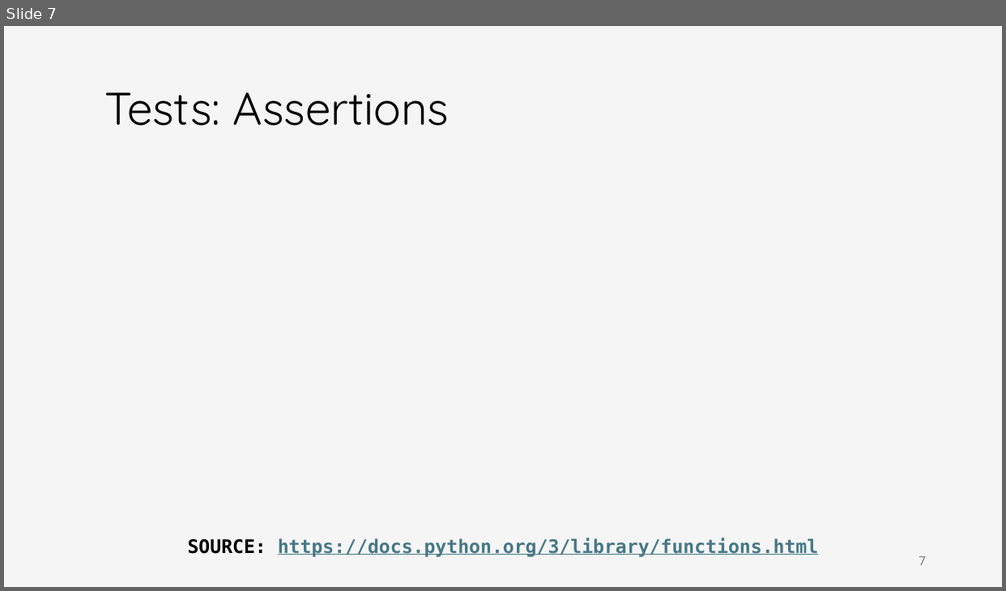
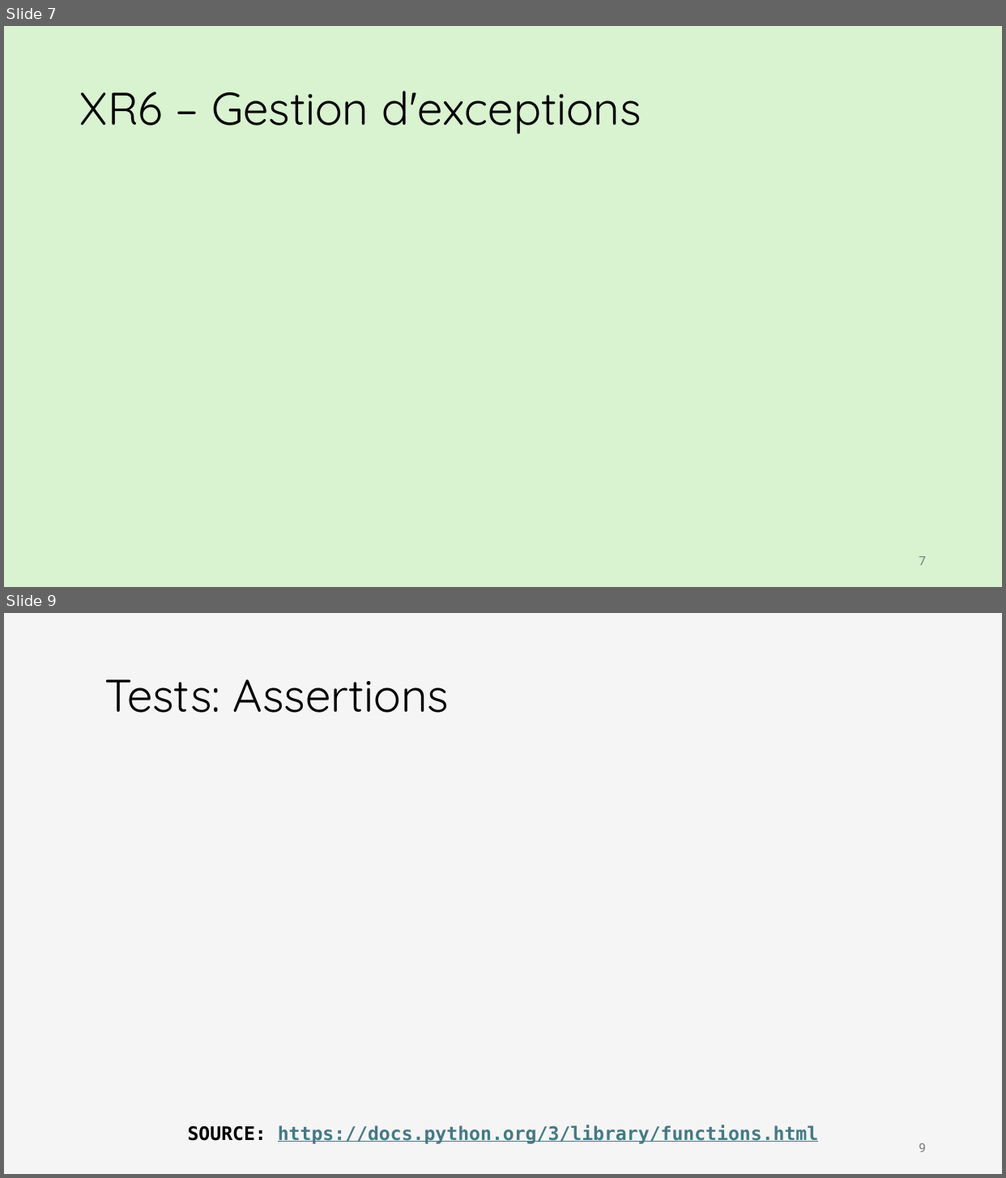
Before and after one commit to iannickgagnon/sagedays_iannick_2026, a slide deck: python_2/presentation_python_2.pptx. Shown one above the other, each under a label of ours: slide 7 before the commit, slides 7 and 9 after it; the slides between them are not shown. The pictures are 1006x591 and 1006x1178 pixels, drawn with LibreOffice and Linux fonts; fonts in the diff are those of the drawing; grey boxes stand for pictures. Boxes give left, top, right and bottom in pixels: in the first picture for what was removed or moved away, otherwise in the second. Text is boxed around its words. In the diff, an @@ line names an element or a change of style, - is before the commit and + after.

```diff
--- a/python_2/presentation_python_2.pptx
+++ b/python_2/presentation_python_2.pptx
@@ slide 7 added at <box>4,26,1002,587</box>, background #D9F2D0 @@
@@ title added at <box>80,91,641,135</box>, 44 pt, text #000000 @@
+XR6 – Gestion d'exceptions
@@ page number added at <box>918,557,926,565</box>, 12 pt, text #797979 @@
+7
@@ what was slide 7 is now slide 9 @@
@@ page number at <box>918,1144,926,1152</box>: text changed @@
-7
+9
```
Also in this commit, not shown: 2 other slides added, 1 slide removed.
